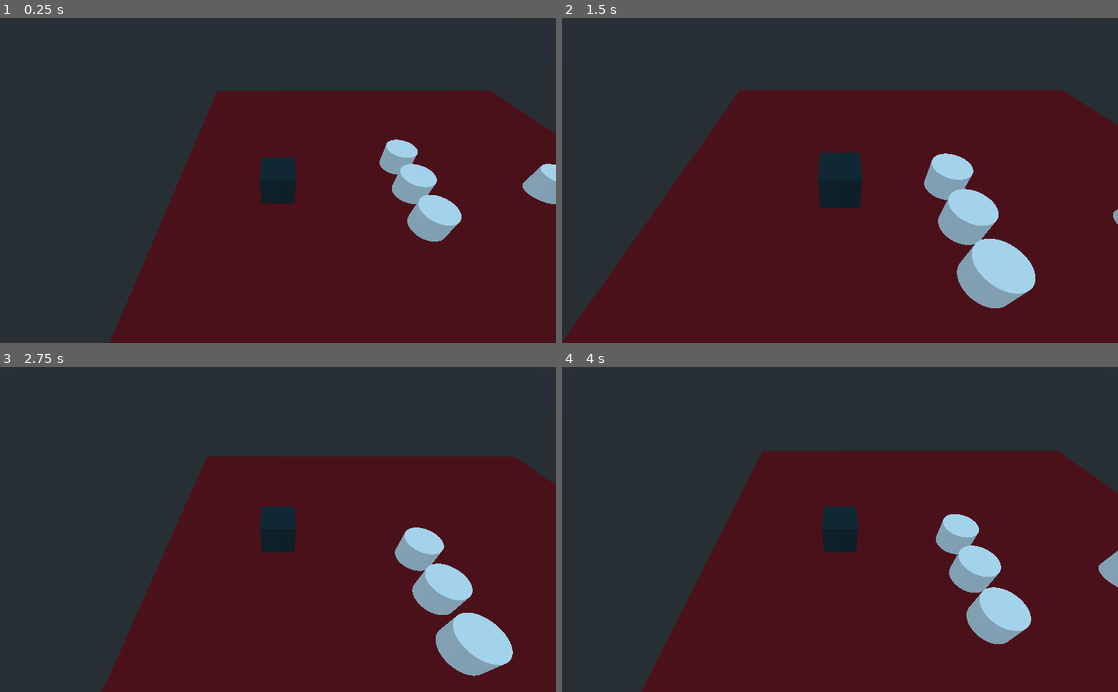
Above: before the commit, frames 1-4 (two rows, left to right).
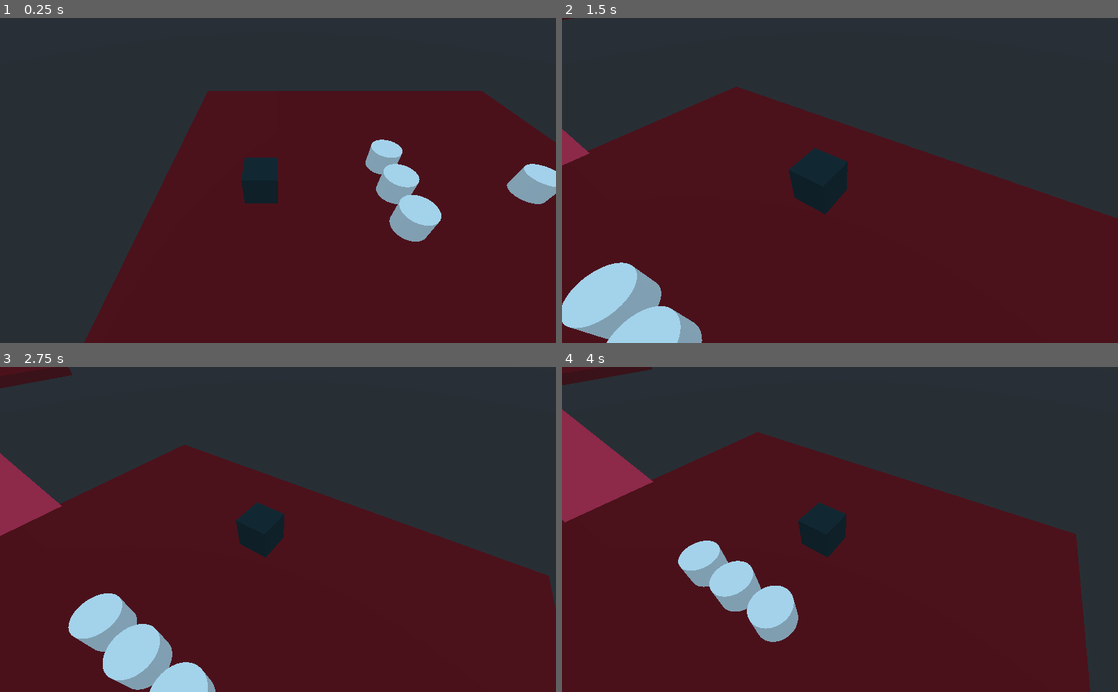
Above: after the commit, the same moments.

Repository: rafaelrpbelo/puko
Game: Godot game, scene res://Main.tscn
Same seed, same stepped clock (60 frames per second), same inputs: the game is played once before the commit and once after it.
Inputs (mouse positions are in pixels of both pictures, inside the frame that each line leads up to):
- Up to frame 1 (0.25 s): no input
- Up to frame 2 (1.5 s): tap Enter at 0.5 s; move the mouse to (962, 164) at 0.52 s; hold Middle mouse button (camera_rotate, bound only after the co… 0.53-1.28 s; click (962, 164) at 0.67 s; move the mouse to (728, 196) at 1.27 s; tap Mouse wheel up (camera_zoom_in) at 1.35 s; click (728, 196) at 1.42 s
- Up to frame 3 (2.75 s): tap Middle mouse button (camera_rotate, bound only after the co… at 1.55, 2.3 s; move the mouse to (333, 458) at 2.02 s; hold Mouse wheel down (camera_zoom_out) from 2.03 s (still down); click (333, 458) at 2.17 s
- Up to frame 4 (4 s): move the mouse to (812, 594) at 2.77 s; release Mouse wheel down (camera_zoom_out) at 2.78 s; right-click (812, 594) at 2.85 s; click (812, 594) at 2.92 s; tap Middle mouse button (camera_rotate, bound only after the co… at 3.05 s; move the mouse to (1006, 578) at 3.52 s; hold Middle mouse button (camera_rotate, bound only after the co… from 3.53 s (still down); click (1006, 578) at 3.6 s

The runs differ from the first frame. In frame 1, 6.5% of the frame differs, in the area x 15-100%, y 22-100%; in frame 2, 31%; in frame 3, 37%, in the area x 0-100%, y 0-100%; in frame 4, 36%.

Commit message:
Enable Camera rotation

Diff:
--- a/Camera.gd
+++ b/Camera.gd
@@ -11,6 +11,12 @@
 export(float) var min_zoom = -8.0
 export(float) var max_zoom = 8.0
 
+# Rotation Settings
+export(float, 0.001, 0.01) var rotation_sensibility = 0.005
+
+export(NodePath) var gimbal_path
+onready var gimbal = get_node(gimbal_path)
+
 func _process(delta):
 	_bind_zoom(delta)
 
@@ -22,6 +28,7 @@
 
 func _input(event: InputEvent) -> void:
 	_bind_movement(event)
+	_bind_rotation(event)
 
 func _bind_zoom(delta: float) -> void:
 	if zoom_direction == 0:
@@ -52,3 +59,7 @@
 
 		if result:
 			get_tree().call_group("player", "move_to", result.position)
+
+func _bind_rotation(event: InputEvent) -> void:
+	if event is InputEventMouseMotion and Input.is_action_pressed("camera_rotate"):
+		gimbal.global_rotate(Vector3.DOWN, event.relative.x * rotation_sensibility)
--- a/Main.tscn
+++ b/Main.tscn
@@ -105,14 +105,15 @@
 mesh = SubResource( 11 )
 material/0 = SubResource( 12 )
 
-[node name="CameraController" type="Spatial" parent="Map/Player"]
+[node name="CameraGimbal" type="Spatial" parent="Map/Player"]
+
+[node name="CameraController" type="Spatial" parent="Map/Player/CameraGimbal"]
 transform = Transform( -1.62921e-07, 0.707107, -0.707107, 0, 0.707107, 0.707107, 1, 1.15202e-07, -1.15202e-07, -10, 10, 0 )
 __meta__ = {
 "_editor_description_": ""
 }
 
-[node name="Camera" type="Camera" parent="Map/Player/CameraController"]
-transform = Transform( 1, 7.10543e-15, 7.10543e-15, 0, 1, -1.32716e-14, 0, -1.32716e-14, 1, 0, 0, 0 )
+[node name="Camera" type="Camera" parent="Map/Player/CameraGimbal/CameraController"]
+transform = Transform( 1, 5.68434e-13, -5.68434e-13, 0, 1, -1.32716e-14, 0, -1.32716e-14, 1, 1.01441, 1.19209e-07, 0 )
 script = ExtResource( 2 )
-zoom_speed = 25.0
-zoom_speed_damp = 0.9
+gimbal_path = NodePath("../..")
--- a/project.godot
+++ b/project.godot
@@ -33,7 +33,12 @@
 }
 move={
 "deadzone": 0.5,
-"events": [ Object(InputEventMouseButton,"resource_local_to_ …(179 unchanged characters)… or2( 0, 0 ),"factor":1.0,"button_index":1,"pressed":false,"doubleclick":false,"script":null)
+"events": [ Object(InputEventMouseButton,"resource_local_to_ …(179 unchanged characters)… or2( 0, 0 ),"factor":1.0,"button_index":2,"pressed":false,"doubleclick":false,"script":null)
+ ]
+}
+camera_rotate={
+"deadzone": 0.5,
+"events": [ Object(InputEventMouseButton,"resource_local_to_scene":false,"resource_name":"","device":0,"alt":false,"shift":false,"control":false,"meta":false,"command":false,"button_mask":0,"position":Vector2( 0, 0 ),"global_position":Vector2( 0, 0 ),"factor":1.0,"button_index":3,"pressed":false,"doubleclick":false,"script":null)
  ]
 }
 
